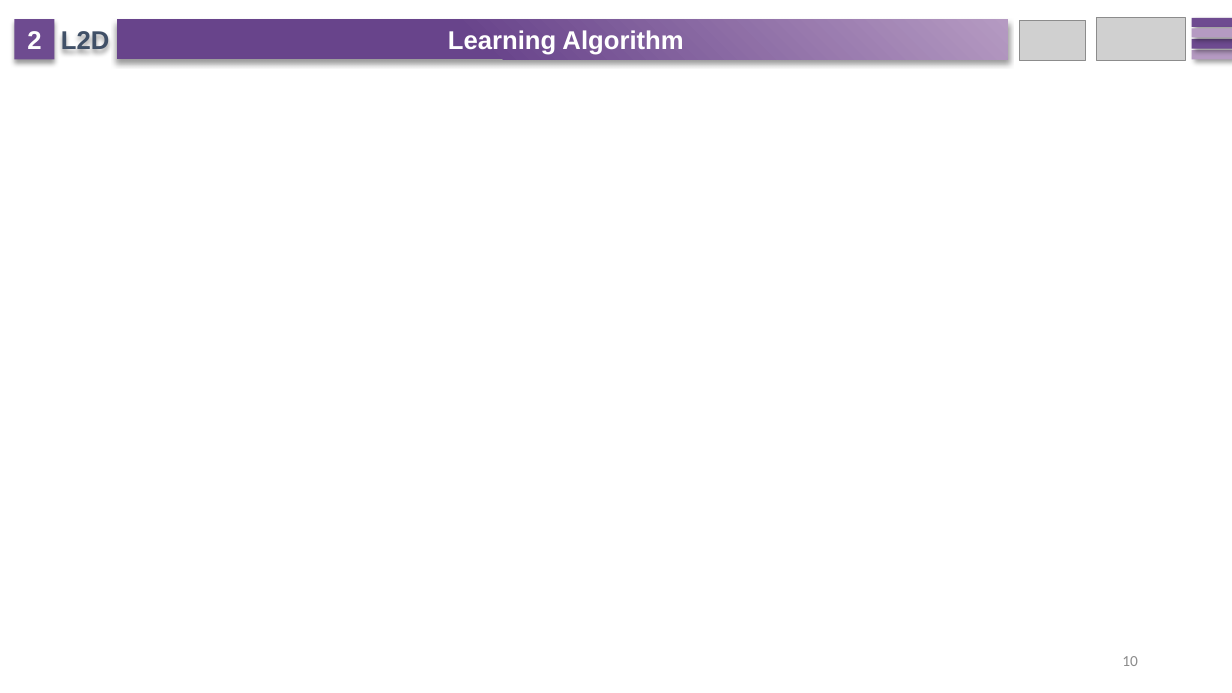
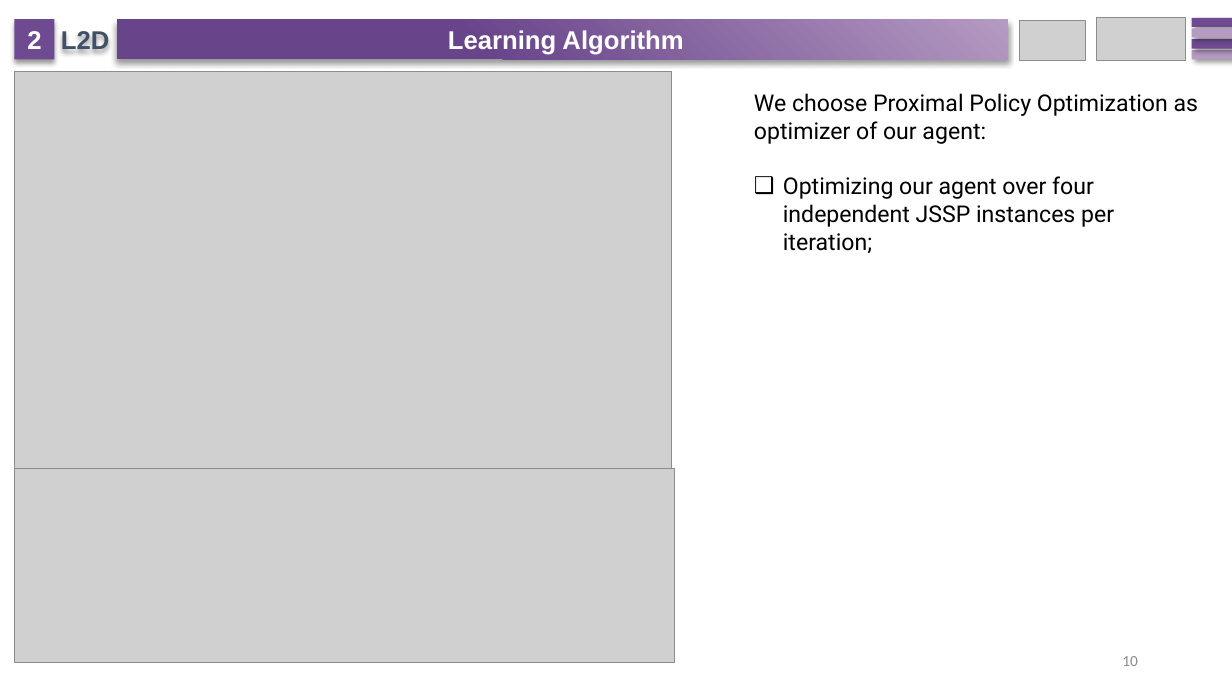
Before and after one commit to zcaicaros/L2D, a slide deck: slide 10 of NeurIPS L2D.pptx. Drawn at 1232x693 pixels with LibreOffice and Linux fonts; fonts in the diff are those of the drawing; grey boxes stand for pictures. Boxes give left, top, right and bottom in pixels: in the first picture for what was removed or moved away, otherwise in the second. Text is boxed around its words. In the diff, an @@ line names an element or a change of style, - is before the commit and + after.

Commit message:
Add files via upload
add learning algo

```diff
--- a/NeurIPS L2D.pptx
+++ b/NeurIPS L2D.pptx
@@ picture added at bbox=[15, 72, 672, 470] @@
@@ text added at bbox=[754, 93, 1198, 227], 18 pt, text #000000 @@
+We choose Proximal Policy Optimization as optimizer of our agent:
+❑ Optimizing our agent over four independent JSSP instances per iteration;
@@ picture added at bbox=[15, 469, 675, 663] @@
```
